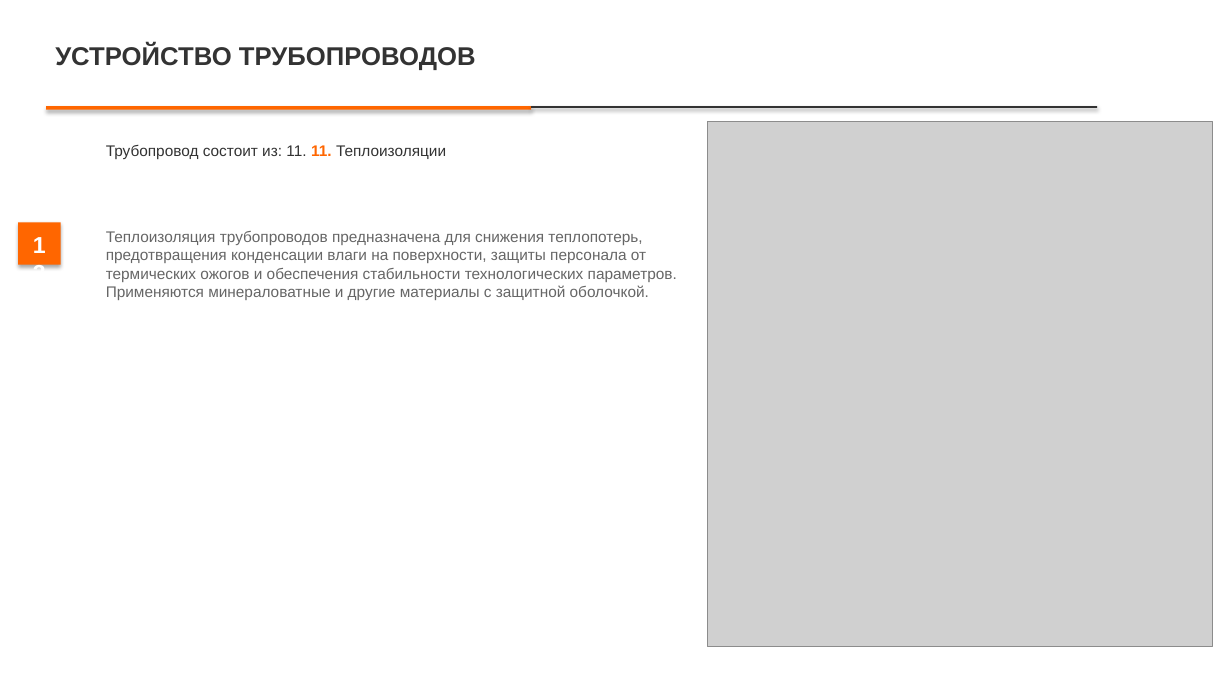
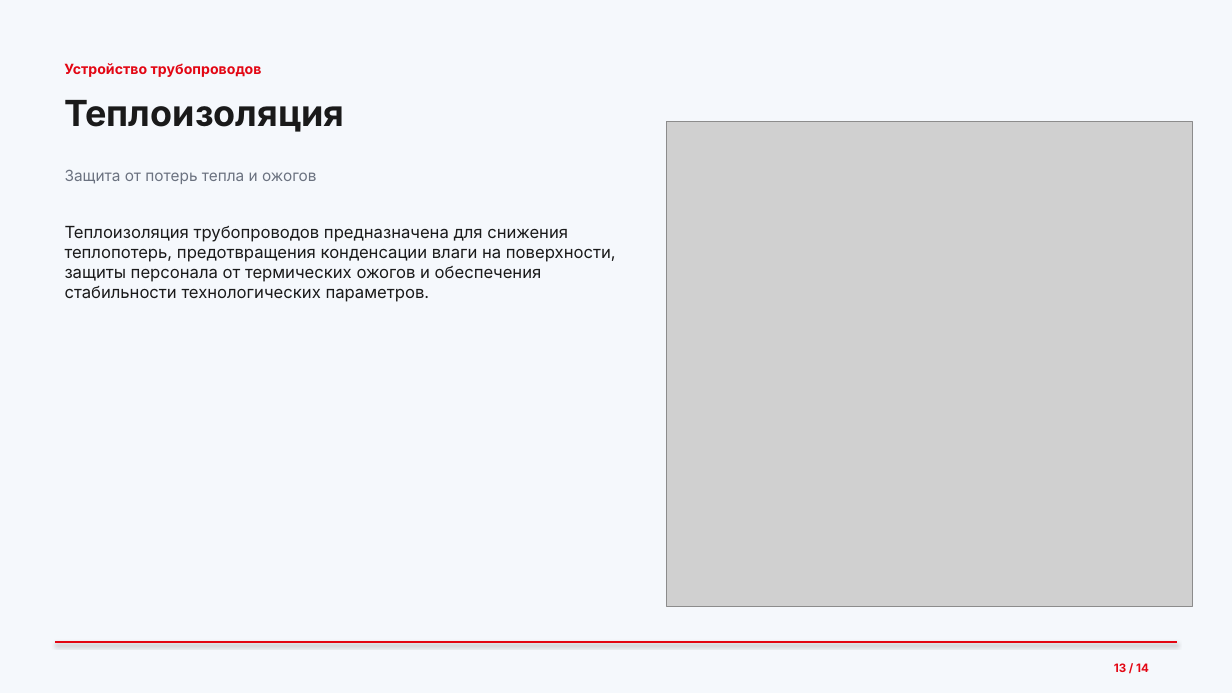
Before and after one commit to lysakalenushka-hash/-, a slide deck: slide 13 of Презентация_Трубопроводы.pptx. Drawn at 1232x693 pixels with LibreOffice and Linux fonts; fonts in the diff are those of the drawing; grey boxes stand for pictures. Boxes give left, top, right and bottom in pixels: in the first picture for what was removed or moved away, otherwise in the second. Text is boxed around its words. In the diff, an @@ line names an element or a change of style, - is before the commit and + after.

```diff
--- a/Презентация_Трубопроводы.pptx
+++ b/Презентация_Трубопроводы.pptx
@@ rectangle at (0, 0, 1232, 693): fill #FFFFFF to #F5F8FC @@
@@ text at (64, 63, 262, 77): text changed; size 20 to 11 pt; font Arial to Inter; text colour #333333 to #E30613 @@
-УСТРОЙСТВО ТРУБОПРОВОДОВ
+Устройство трубопроводов
@@ rectangle removed at (46, 106, 531, 110) @@
@@ text added at (64, 100, 344, 132), 28 pt, text #1A1A1A, bold @@
+Теплоизоляция
@@ rectangle removed at (531, 106, 1097, 108) @@
@@ text removed at (106, 145, 446, 159) @@
-Трубопровод состоит из: 11. 11. Теплоизоляции
@@ picture: place and size @@
-picture at (708, 121, 1214, 647)
+picture at (667, 121, 1193, 606)
@@ text added at (65, 169, 317, 184), 12 pt, text #6B7280 @@
+Защита от потерь тепла и ожогов
@@ rectangle removed at (18, 223, 61, 265) @@
@@ text at (65, 226, 616, 302): text changed; size 12 to 13 pt; font Arial to Inter; text colour #666666 to #1A1A1A @@
-Теплоизоляция трубопроводов предназначена для снижения теплопотерь, предотвращения конденсации влаги на поверхности, защиты персонала от термических ожогов и обеспечения стабильности технологических параметров. Применяются минераловатные и другие материалы с защитной оболочкой.
+Теплоизоляция трубопроводов предназначена для снижения теплопотерь, предотвращения конденсации влаги на поверхности, защиты персонала от термических ожогов и обеспечения стабильности технологических параметров.
@@ line added from (55, 642) to (1177, 642), #E30613 1.5 pt @@
@@ text at (1114, 663, 1149, 672): text changed; size 18 to 9 pt; font Arial to Inter; text colour #FFFFFF to #E30613 @@
-13
+13 / 14
```
Also in this commit, not shown: 11 other slides changed, 2 slides added, 2 slides removed, 1 other file.
